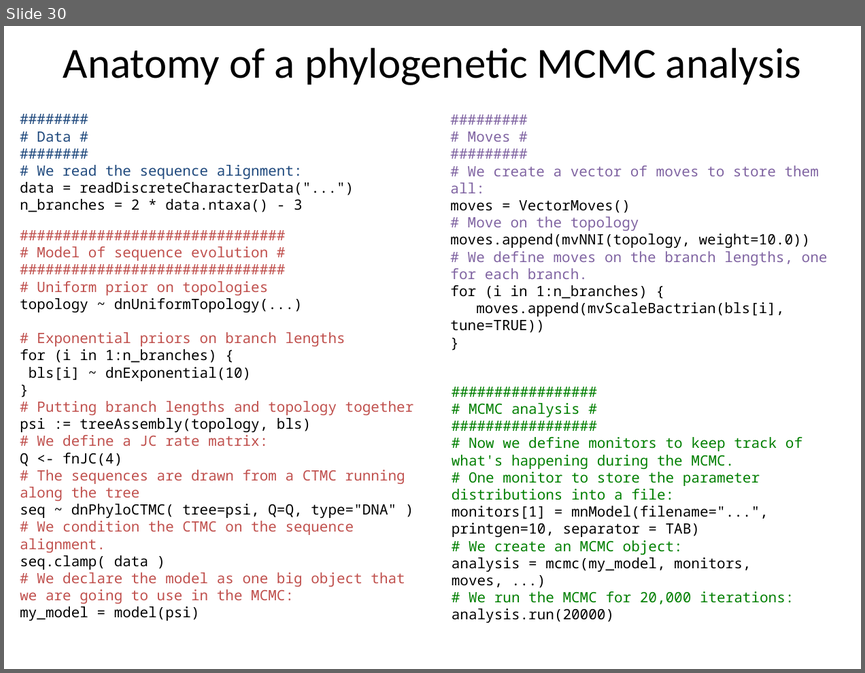
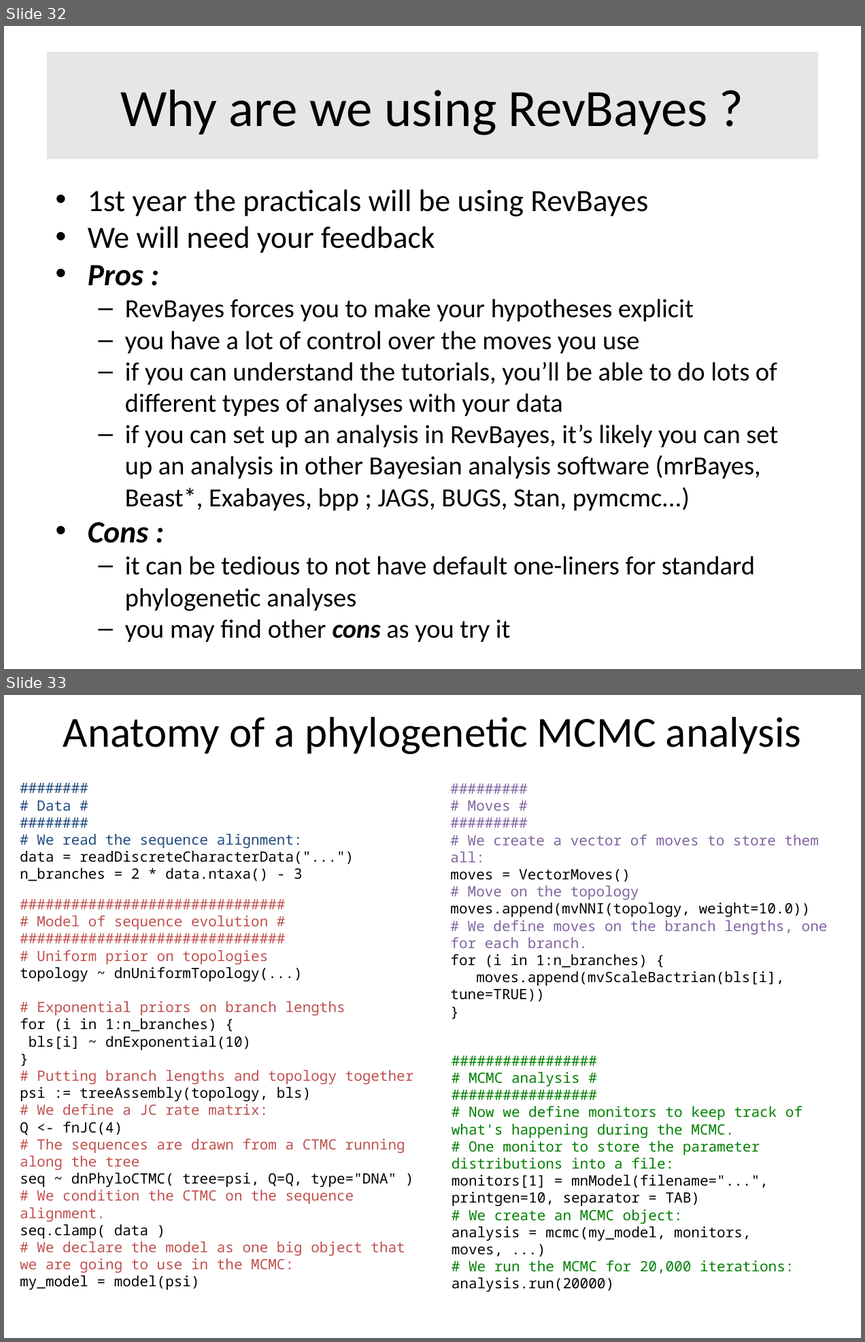
Before and after one commit to Boussau/boussau.github.io, a slide deck: COME_courses/Cambridge_2022/6_Bayesian_inference/RevBayesIntro.pptx. Shown one above the other, each under a label of ours: slide 30 before the commit, slides 32 and 33 after it. The pictures are 865x673 and 865x1342 pixels, drawn with LibreOffice and Linux fonts; fonts in the diff are those of the drawing. Boxes give left, top, right and bottom in pixels: in the first picture for what was removed or moved away, otherwise in the second. Text is boxed around its words. In the diff, an @@ line names an element or a change of style, - is before the commit and + after.

Commit message:
Why are we using RevBayes?

```diff
--- a/COME_courses/Cambridge_2022/6_Bayesian_inference/RevBayesIntro.pptx
+++ b/COME_courses/Cambridge_2022/6_Bayesian_inference/RevBayesIntro.pptx
@@ slide 32 added at <box>4,26,861,669</box>, background #FFFFFF @@
@@ title added at <box>47,52,818,159</box>, fill #E6E6E6, 44 pt, text #000000 @@
+Why are we using RevBayes ?
@@ text added at <box>88,189,778,611</box>, 22 pt, text #000000 @@
+• 1st year the practicals will be using RevBayes
+• We will need your feedback
+• Pros :
+  – RevBayes forces you to make your hypotheses explicit
+  – you have a lot of control over the moves you use
+  – if you can understand the tutorials, you’ll be able to do lots of different types of analyses with your data
+  – if you can set up an analysis in RevBayes, it’s likely you can set up an analysis in other Bayesian analysis software (mrBayes, Beast*, Exabayes, bpp ; JAGS, BUGS, Stan, pymcmc...)
+• Cons :
+  – it can be tedious to not have default one-liners for standard phylogenetic analyses
+  – you may find other cons as you try it
@@ what was slide 30 is now slide 33 @@
```
Also in this commit, not shown: 46 slides changed, 2 other slides added, 1 other file.
